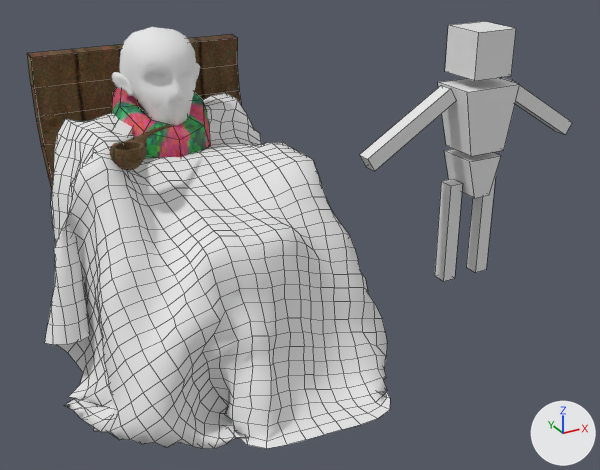
Two versions of the Blender file Blends/Deadushka.blend, one commit apart.
Camera for both pictures: a 50 mm lens placed at (-1.68, -4.28, 2.74), pointed at (0.63, -0.08, 0.64). The lights are fixed; the arrows at lower right show +X, +Y and +Z. The first picture is the older version. Mesh edges are drawn as thin lines on the coarser meshes.

Objects in the first picture: 'Armchair', 'CubeMan', 'CubeMan.Sitting', 'DeadushkaFace', 'Pipe', 'Pled', 'Torus'.
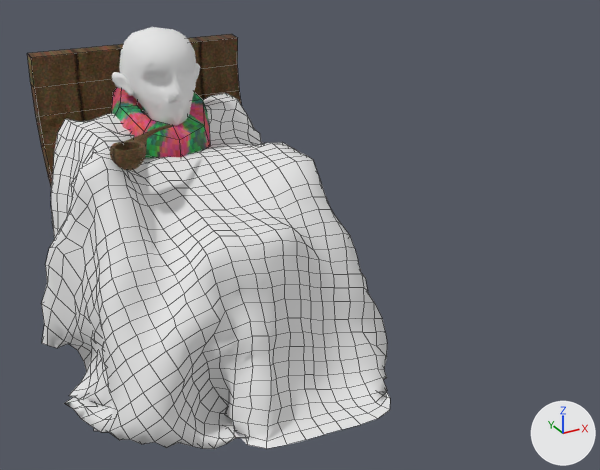
Location of each change, (x1, y1, x2, y2) in pixels of the pictures (600 x 470 px; the box of a moved part takes in the faces that stretch with it):
'Pled', reshaped
    before: (45, 93, 390, 449)
    after: (41, 93, 390, 449)
'CubeMan', hidden
    before: (360, 21, 572, 281)
'CubeMan.Sitting', hidden (mostly hidden)
    before: (112, 117, 150, 136)
part 1 of me_pled, moved or reshaped
    before: (45, 140, 137, 418)
    after: (41, 140, 137, 418)

What changed in the scene script:
```text
Change me_pled:
    where me_pled.from_pydata(...)  # 1155 vertices, 1088 faces; spans x -1.0..0.99, y -1.23..0.81, z 0.0..1.38
    used by ob_pled; location = (0.0, 0.0, 0.0)
    me_pled part 1: 137 of 1155 vertices moved; they spanned x -1.0..-0.59, y -0.64..0.49, z 0.01..1.2 and now span x -1.0..-0.59, y -0.65..0.5, z 0.03..1.2; mean shift (-0.01, 0.01, 0.0); largest move (-0.82, -0.2, 0.36) -> (-0.84, 0.16, 0.33)
Change ob_cubeman:
    add ob_cubeman.hide_set(True)
Change ob_cubeman_sitting:
    add ob_cubeman_sitting.hide_set(True)
```
